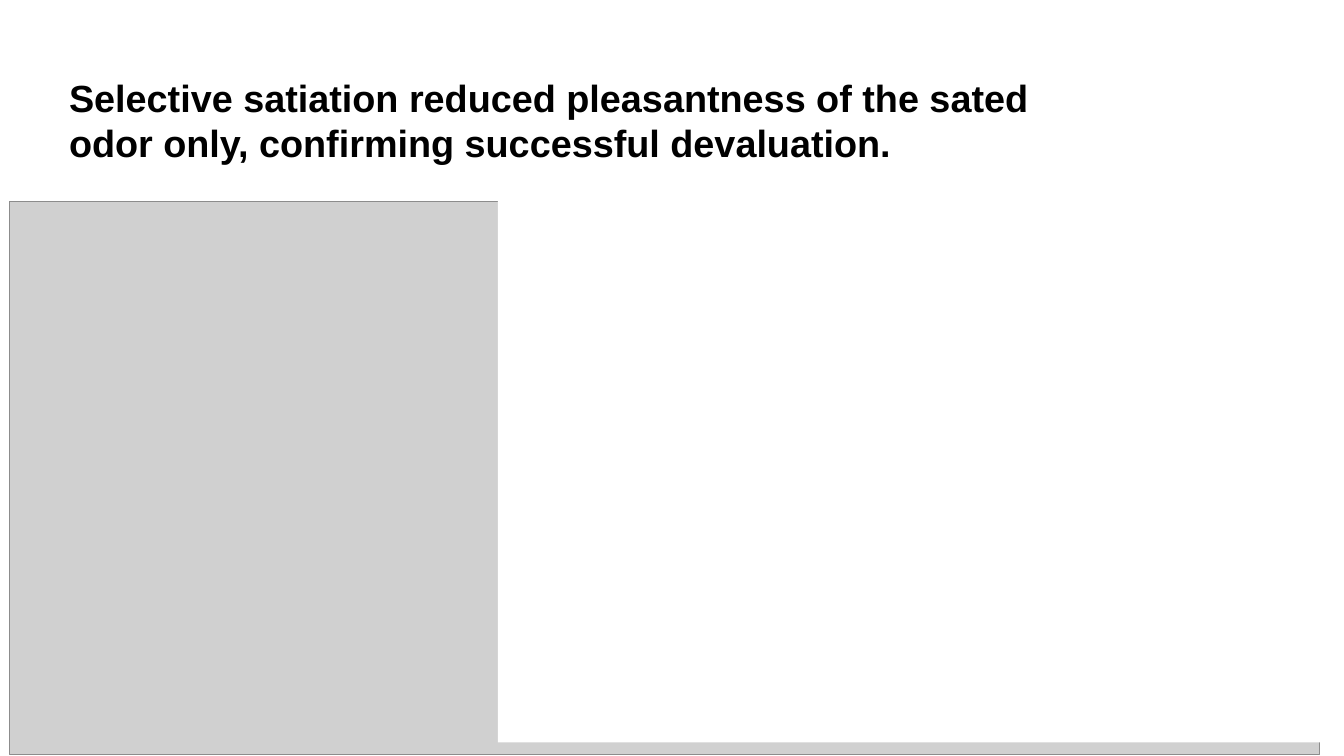
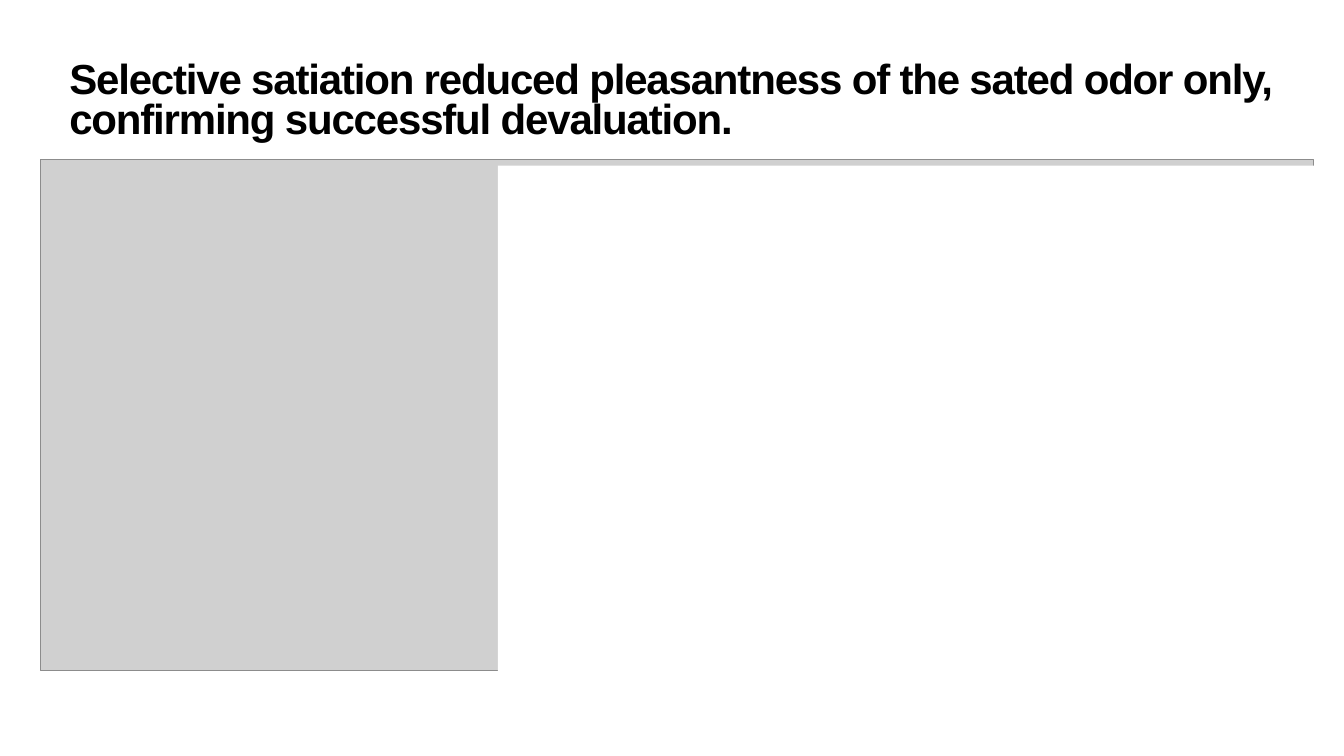
Before and after one commit to QingfangLiu/project-spcd, a slide deck: slide 13 of docs/Progress_branch_meeting.pptx. Drawn at 1344x756 pixels with LibreOffice and Linux fonts; fonts in the diff are those of the drawing; grey boxes stand for pictures. Boxes give left, top, right and bottom in pixels: in the first picture for what was removed or moved away, otherwise in the second. Text is boxed around its words. In the diff, an @@ line names an element or a change of style, - is before the commit and + after.

Commit message:
add png format for figure output and update branch meeting slides

```diff
--- a/docs/Progress_branch_meeting.pptx
+++ b/docs/Progress_branch_meeting.pptx
@@ title "Selective satiation reduced pleasantness of ...": place and size @@
-title "Selective satiation reduced pleasantness of ..." at (69, 84, 1028, 164)
+title "Selective satiation reduced pleasantness of ..." at (69, 63, 1273, 143)
@@ title "Selective satiation reduced pleasantness of ..." at (69, 63, 1273, 143): size 54 to 60 pt, letter spacing 0 to -1.7 pt; line spacing 1 to 0.8 @@
@@ picture: place and size @@
-picture at (10, 202, 1319, 755)
+picture at (40, 160, 1313, 671)
@@ rectangle: place and size @@
-rectangle at (498, 178, 1332, 743)
+rectangle at (498, 166, 1332, 730)
```
Also in this commit, not shown: 15 other slides changed, 1 slide added, 1 slide removed, 2 other files.
